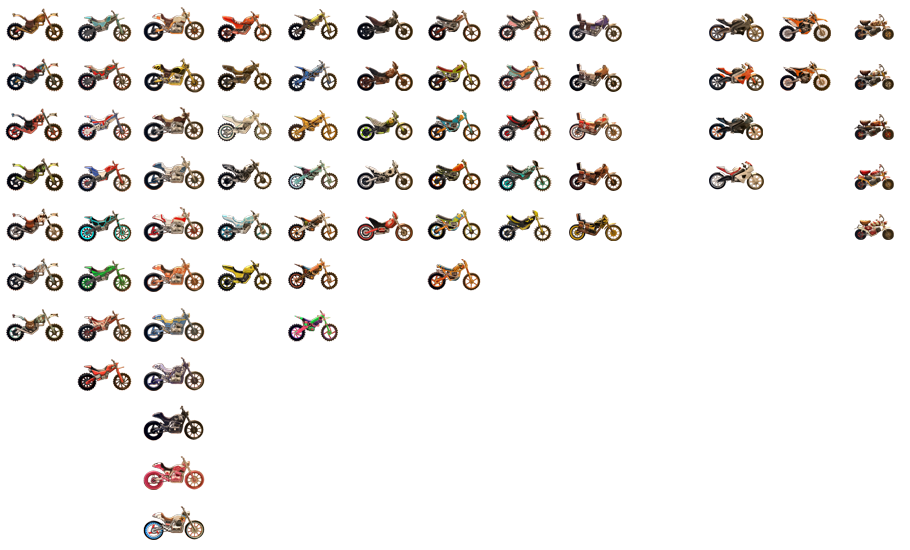
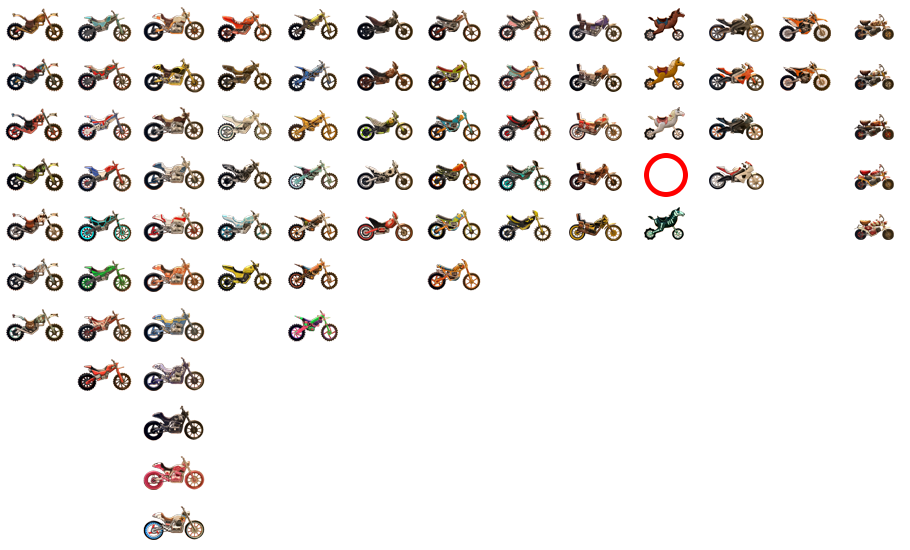
Comparing the layer stacks of the two 910px x 550px images. Changes:
added group "stallion" with 5 layers above "agent" over (644, 8, 685, 240)
added layer "default" (7th of 10, in "stallion") in group "stallion" over (644, 8, 685, 41)
added layer "blond" in group "stallion" over (644, 57, 685, 90)
added layer "white" (1st of 2, in "stallion") in group "stallion" over (644, 107, 685, 140)
added layer "missing" in group "stallion" over (649, 158, 683, 192)
added layer "skelly" in group "stallion" over (644, 207, 685, 240)
